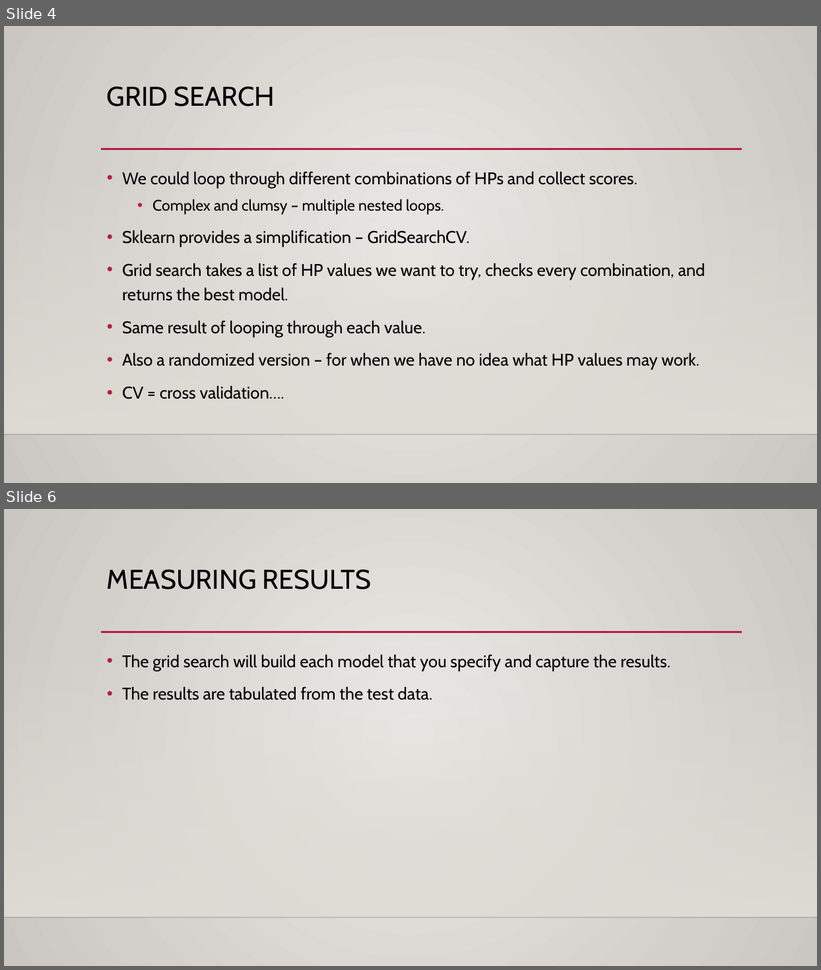
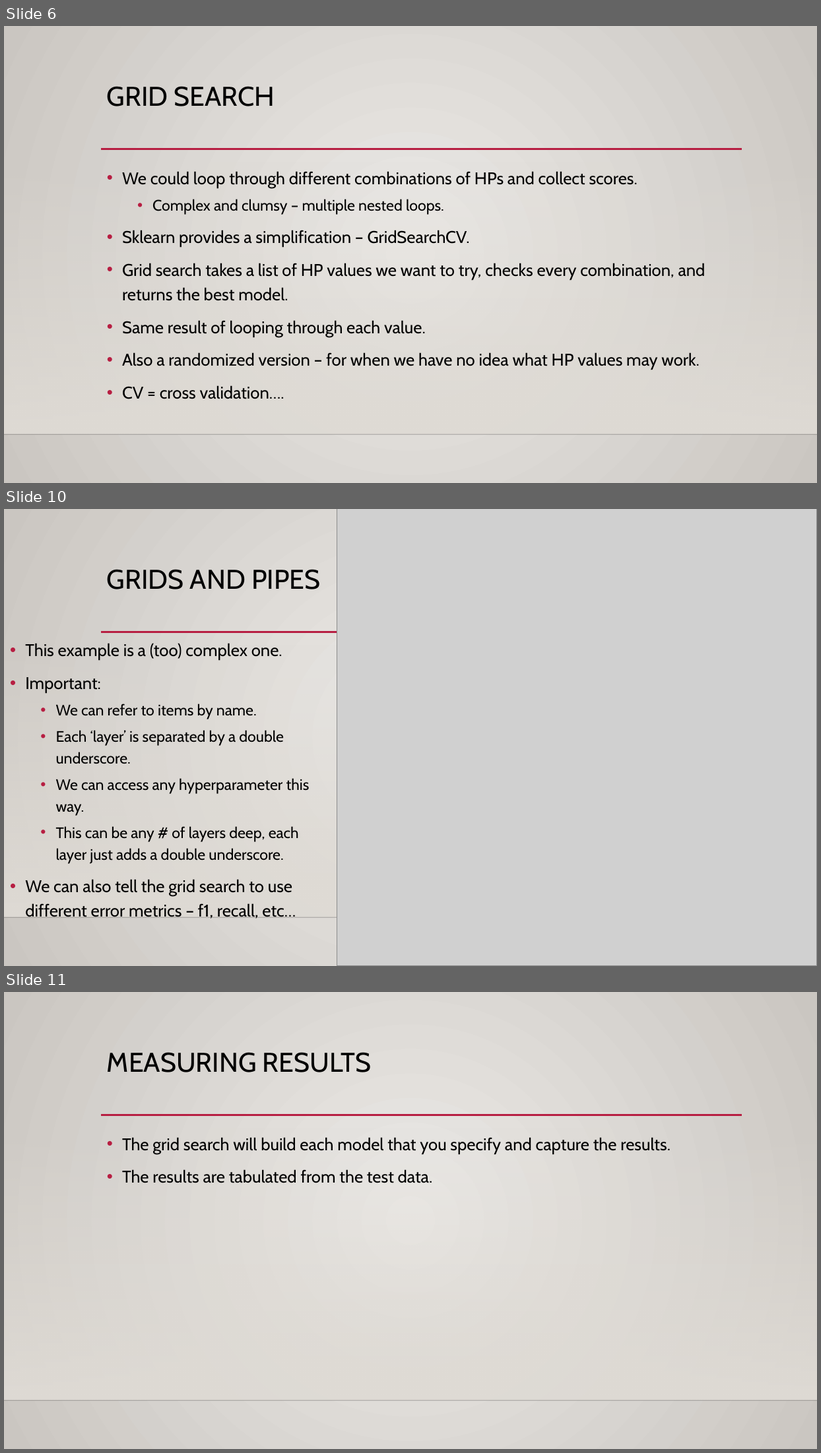
Before and after one commit to glennybarnes/Intro_to_Machine_Learning_Students, a slide deck: reference_content/Slides/004_Gridsearch.pptx. Shown one above the other, each under a label of ours: slides 4 and 6 before the commit, slides 6, 10 and 11 after it; the slides between them are not shown. The pictures are 821x970 and 821x1453 pixels, drawn with LibreOffice and Linux fonts; fonts in the diff are those of the drawing; grey boxes stand for pictures; background and template pictures are left out. Boxes give left, top, right and bottom in pixels: in the first picture for what was removed or moved away, otherwise in the second. Text is boxed around its words. In the diff, an @@ line names an element or a change of style, - is before the commit and + after.

```diff
--- a/reference_content/Slides/004_Gridsearch.pptx
+++ b/reference_content/Slides/004_Gridsearch.pptx
@@ slide 10 added at [4, 509, 817, 966], background gradient #ECEAE7 to #CAC7C1; not listed: 3 template elements that a slide beside it also shows @@
@@ picture added at [337, 509, 817, 966] @@
@@ title added at [107, 569, 320, 590], 32 pt, text #000000 @@
+GRIDS AND PIPES
@@ text added at [25, 643, 310, 919], 18 pt, text #000000 @@
+• This example is a (too) complex one.
+• Important:
+  • We can refer to items by name.
+  • Each ‘layer’ is separated by a double underscore.
+  • We can access any hyperparameter this way.
+  • This can be any # of layers deep, each layer just adds a double underscore.
+• We can also tell the grid search to use different error metrics – f1, recall, etc…
@@ what was slide 4 is now slide 6 @@
@@ what was slide 6 is now slide 11 @@
```
Also in this commit, not shown: 1 slide changed, 7 other slides added, 5 other files.
